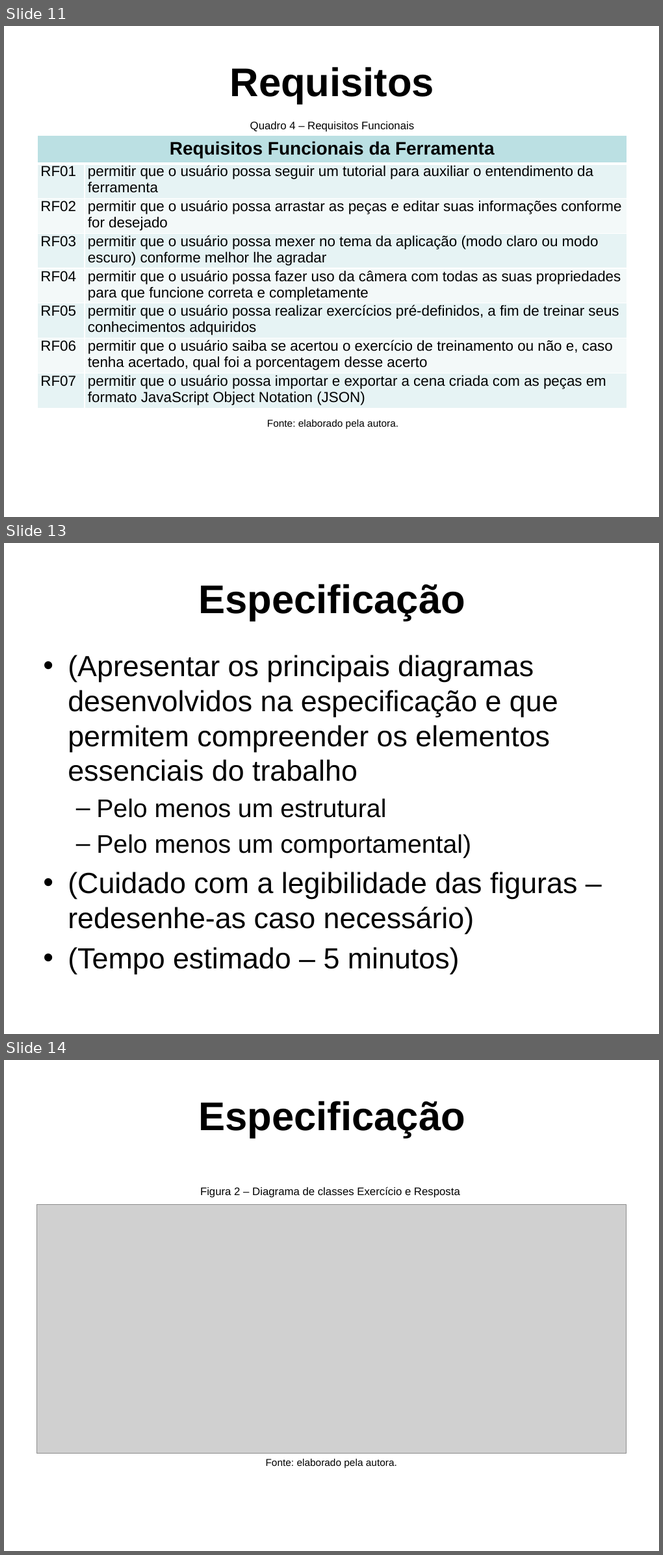
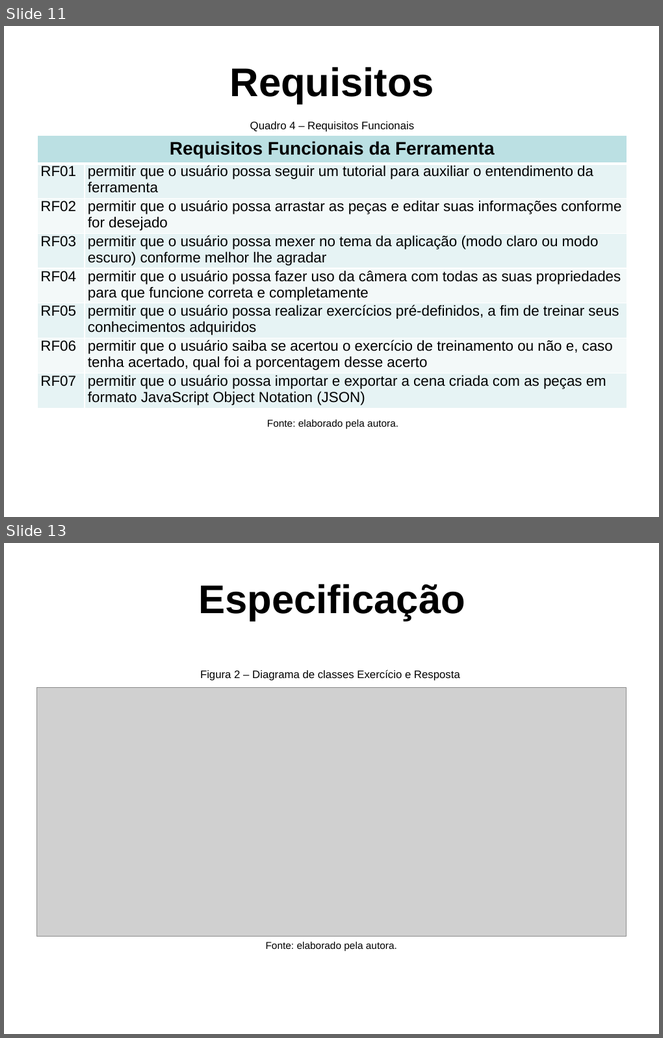
Before and after one commit to PanicAThePython/tcc_NataliaSensWeise, a slide deck: Slides_NataliaSensWeise.pptx. Shown one above the other, each under a label of ours: slides 11, 13 and 14 before the commit, slides 11 and 13 after it; the slides between them are not shown. The pictures are 663x1555 and 663x1038 pixels, drawn with LibreOffice and Linux fonts; fonts in the diff are those of the drawing; grey boxes stand for pictures; background and template pictures are left out. Boxes give left, top, right and bottom in pixels: in the first picture for what was removed or moved away, otherwise in the second. Text is boxed around its words. In the diff, an @@ line names an element or a change of style, - is before the commit and + after.

```diff
--- a/Slides_NataliaSensWeise.pptx
+++ b/Slides_NataliaSensWeise.pptx
@@ slide 13 removed at [4,543,659,1034], background picture (left out) @@
@@ title removed at [199,584,466,621] @@
-Especificação
@@ text removed at [68,655,577,975] @@
-• (Apresentar os principais diagramas desenvolvidos na especificação e que permitem compreender os elementos essenciais do trabalho
-  – Pelo menos um estrutural
-  – Pelo menos um comportamental)
-• (Cuidado com a legibilidade das figuras – redesenhe-as caso necessário)
-• (Tempo estimado – 5 minutos)
@@ what was slide 14 is now slide 13 @@
```
Also in this commit, not shown: 6 slides changed, 6 slides added, 2 other files.
